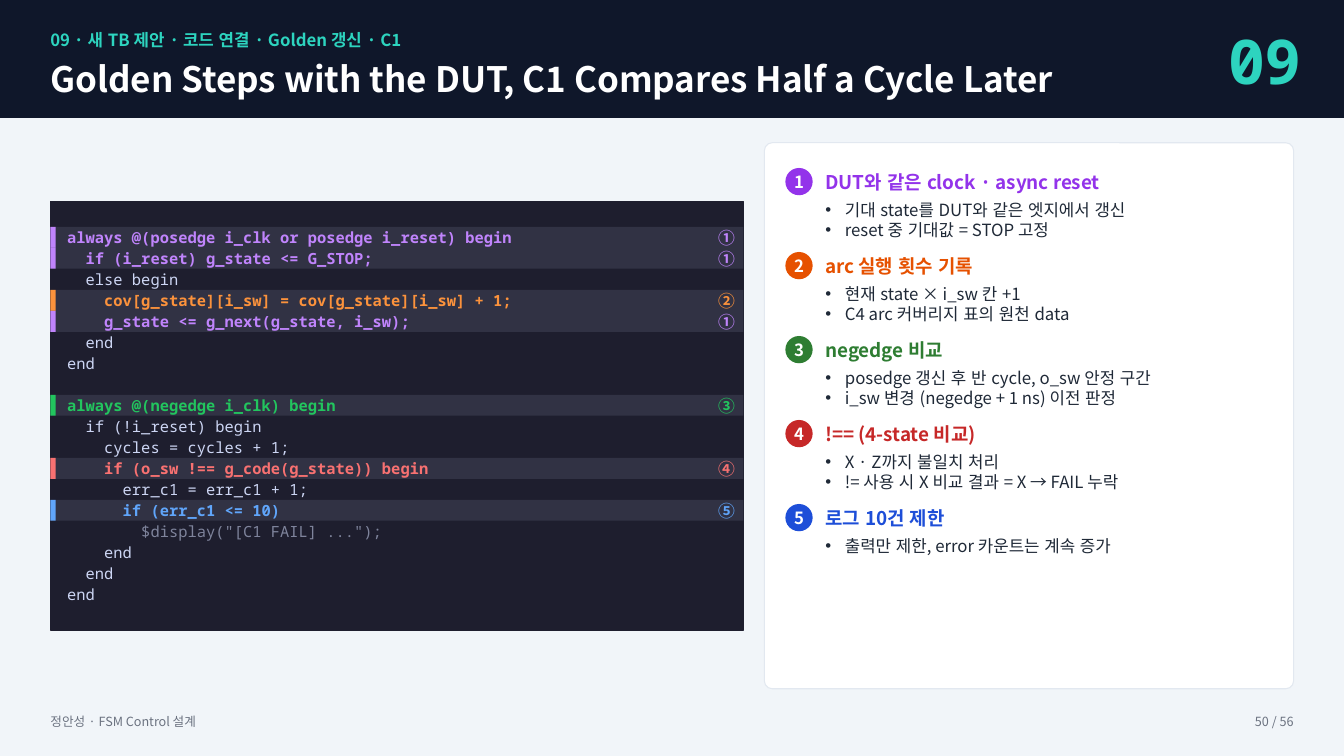
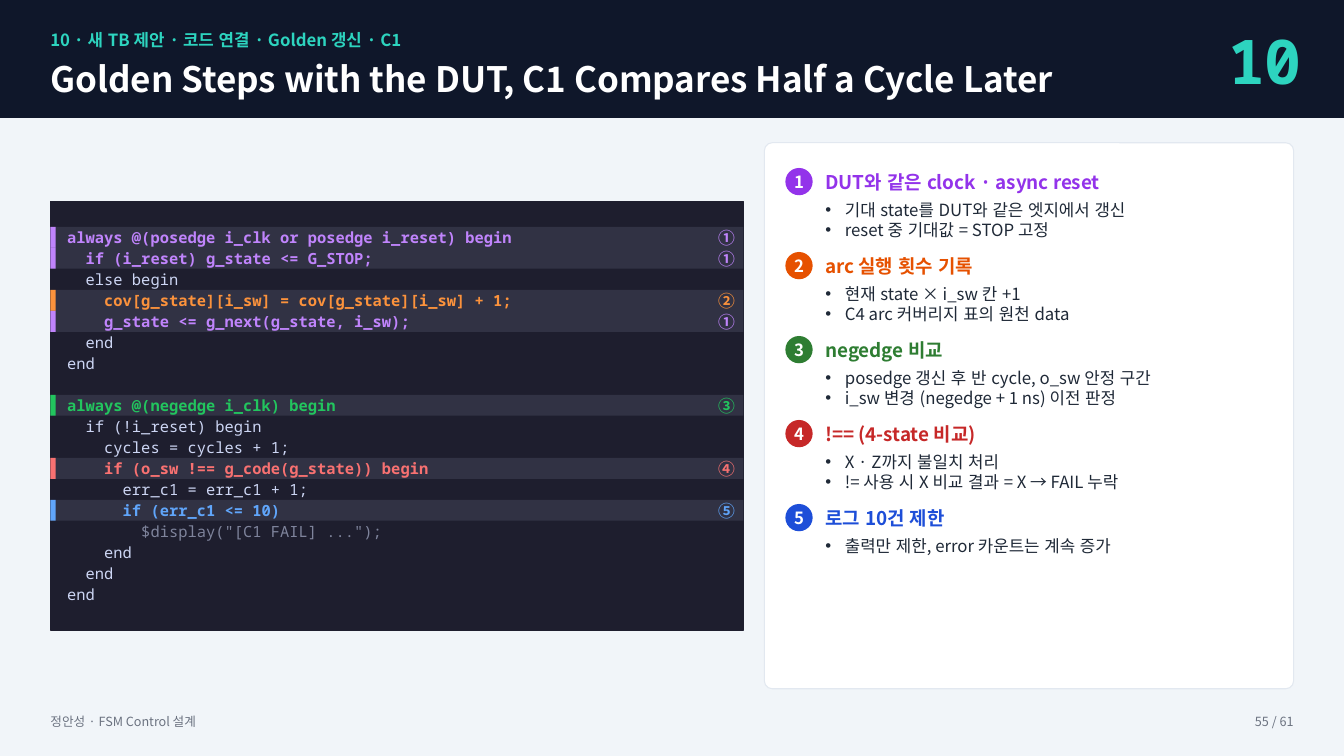
Before and after one commit to kimsacademy1234-max/System_Verilog, a slide deck: slide 55 of homework/1008_fsm_project/FSM_Control_정안성_new.pptx (slide 50 before the commit). Drawn at 1344x756 pixels with LibreOffice and Linux fonts; fonts in the diff are those of the drawing. Boxes give left, top, right and bottom in pixels: in the first picture for what was removed or moved away, otherwise in the second. Text is boxed around its words. In the diff, an @@ line names an element or a change of style, - is before the commit and + after.

```diff
--- a/homework/1008_fsm_project/FSM_Control_정안성_new.pptx
+++ b/homework/1008_fsm_project/FSM_Control_정안성_new.pptx
@@ text at <box>50,32,401,48</box>: text changed @@
-09 · 새 TB 제안 · 코드 연결 · Golden 갱신 · C1
+10 · 새 TB 제안 · 코드 연결 · Golden 갱신 · C1
@@ text at <box>1228,39,1302,85</box>: text changed @@
-09
+10
@@ text at <box>1255,716,1294,726</box>: text changed @@
-50 / 56
+55 / 61
```
Also in this commit, not shown: 54 other slides changed, 6 slides added, 1 slide removed.
